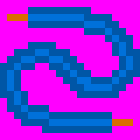
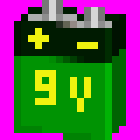
Two versions of the same layered image (140px x 140px). Layer-by-layer changes:
added layer "battery" above "resistor" over [14, 0, 126, 140]
hid "wire" over [0, 7, 140, 133]
